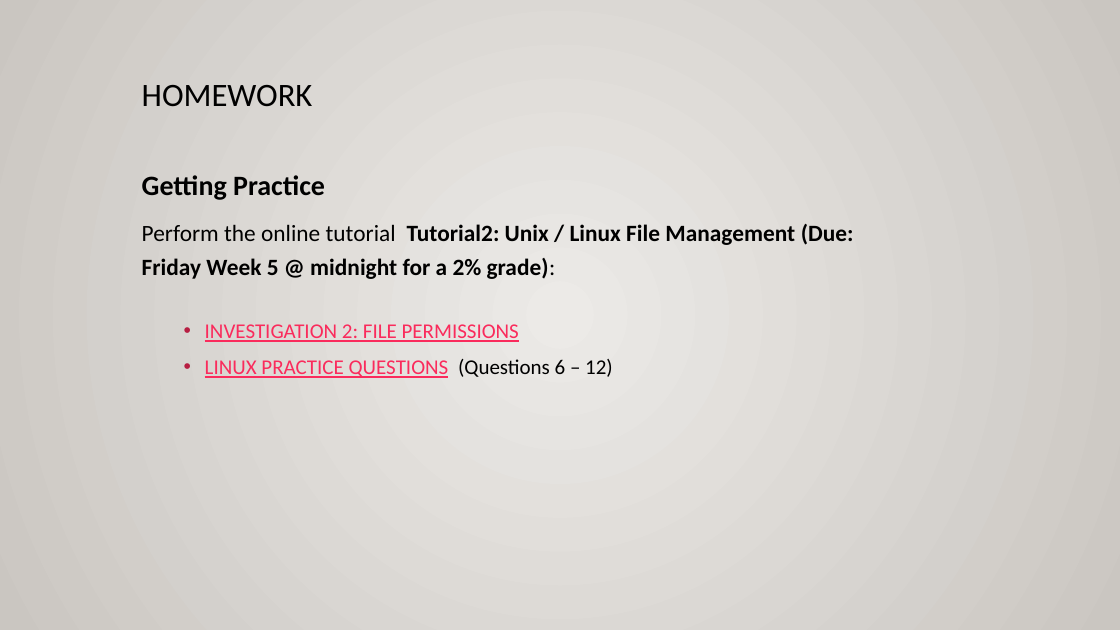
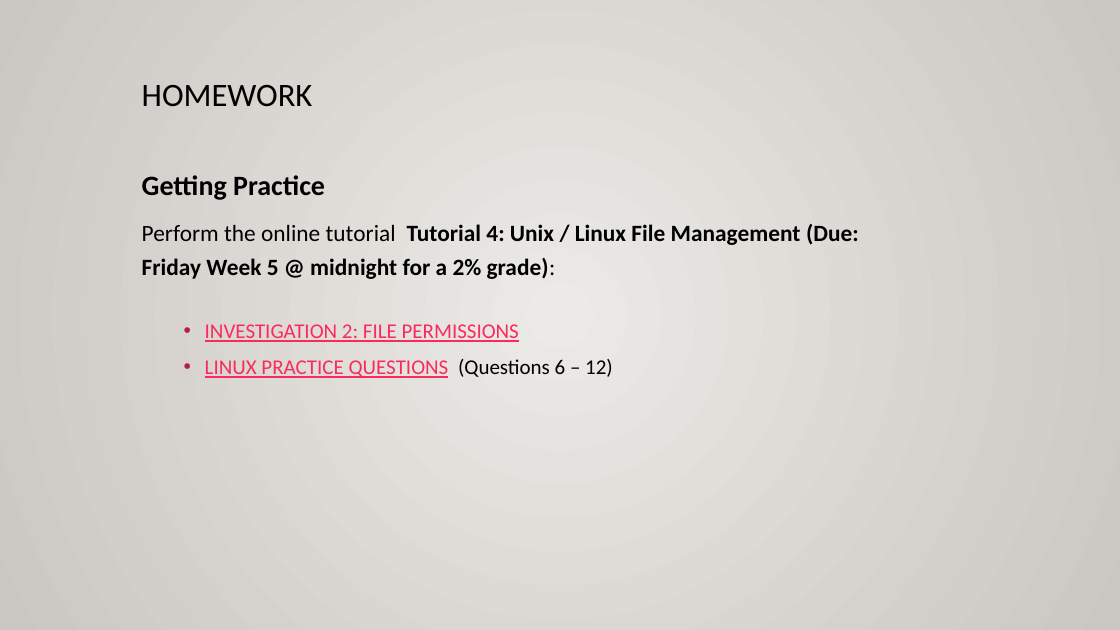
Before and after one commit to ULI101/slides, a slide deck: slide 12 of ULI101-4.2.pptx. Drawn at 1120x630 pixels with LibreOffice and Linux fonts; fonts in the diff are those of the drawing. Boxes give left, top, right and bottom in pixels: in the first picture for what was removed or moved away, otherwise in the second. Text is boxed around its words. In the diff, an @@ line names an element or a change of style, - is before the commit and + after.

```diff
--- a/ULI101-4.2.pptx
+++ b/ULI101-4.2.pptx
@@ text at [142, 224, 859, 279]: text changed @@
-Perform the online tutorial Tutorial2: Unix / Linux File Management (Due: Friday Week 5 @ midnight for a 2% grade):
+Perform the online tutorial Tutorial 4: Unix / Linux File Management (Due: Friday Week 5 @ midnight for a 2% grade):
```
Also in this commit, not shown: 1 other file.
